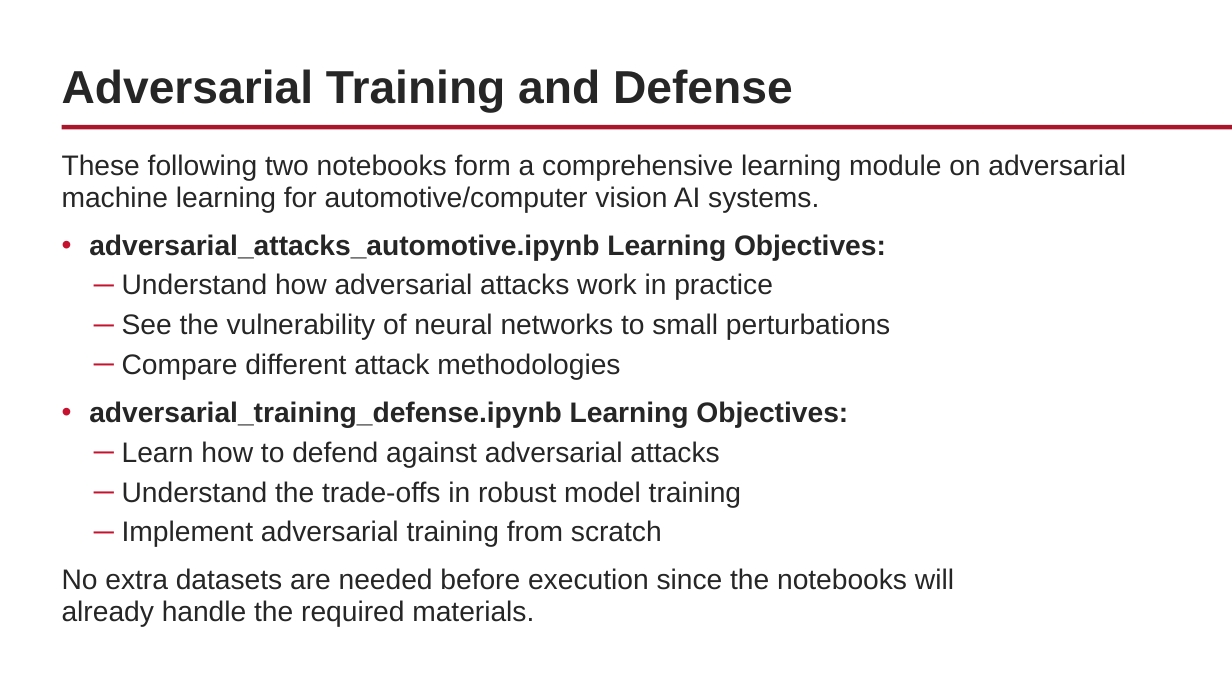
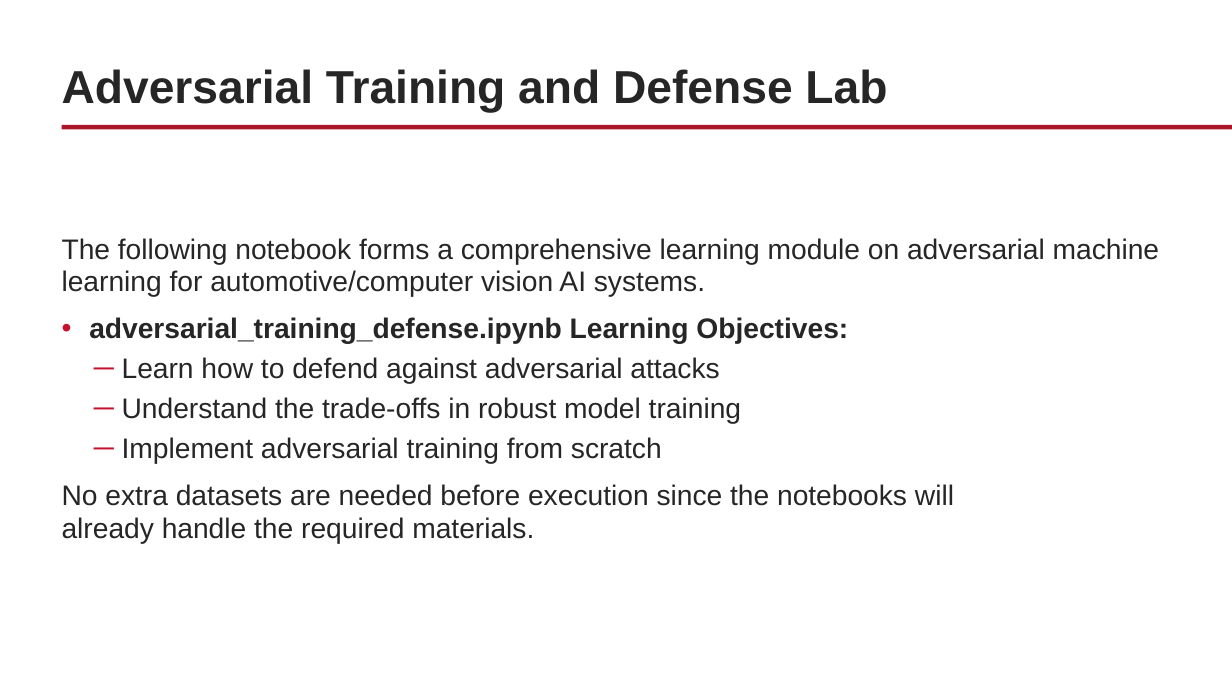
Before and after one commit to WPI-LIONS-Group/NAIRR-Workshops, a slide deck: slide 19 of 2.2/2.2 NAIRR Workshop.pptx (slide 9 before the commit). Drawn at 1232x693 pixels with LibreOffice and Linux fonts; fonts in the diff are those of the drawing; background and template pictures are left out. Boxes give left, top, right and bottom in pixels: in the first picture for what was removed or moved away, otherwise in the second. Text is boxed around its words. In the diff, an @@ line names an element or a change of style, - is before the commit and + after.

```diff
--- a/2.2/2.2 NAIRR Workshop.pptx
+++ b/2.2/2.2 NAIRR Workshop.pptx
@@ title at [62, 69, 887, 113]: text changed @@
-Adversarial Training and Defense
+Adversarial Training and Defense Lab
@@ text at [62, 238, 1160, 297]: text changed @@
-These following two notebooks form a comprehensive learning module on adversarial machine learning for automotive/computer vision AI systems.
-• adversarial_attacks_automotive.ipynb Learning Objectives:
-  ─ Understand how adversarial attacks work in practice
-  ─ See the vulnerability of neural networks to small perturbations
-  ─ Compare different attack methodologies
+The following notebook forms a comprehensive learning module on adversarial machine learning for automotive/computer vision AI systems.
```
Also in this commit, not shown: 7 other slides changed, 34 slides added, 9 slides removed, 2 other files.
